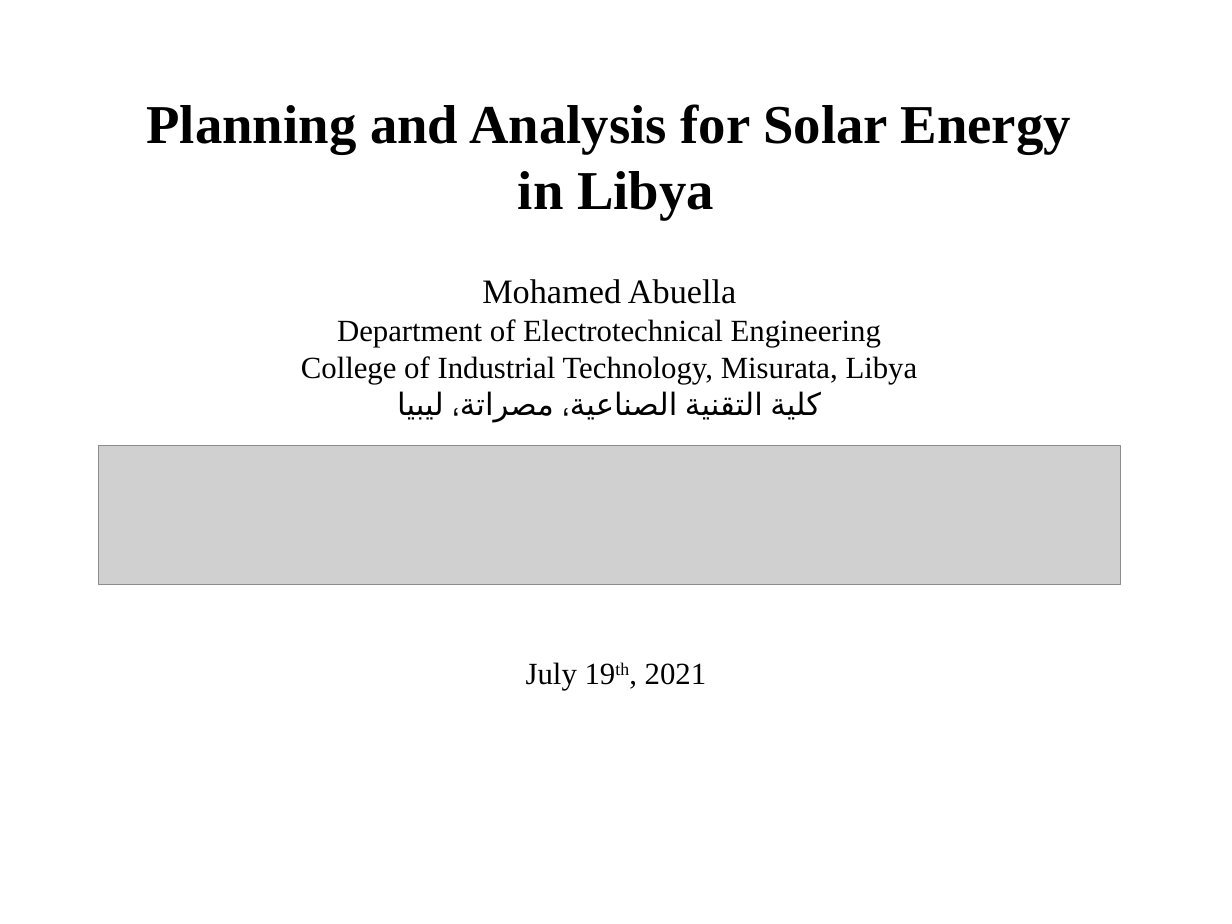
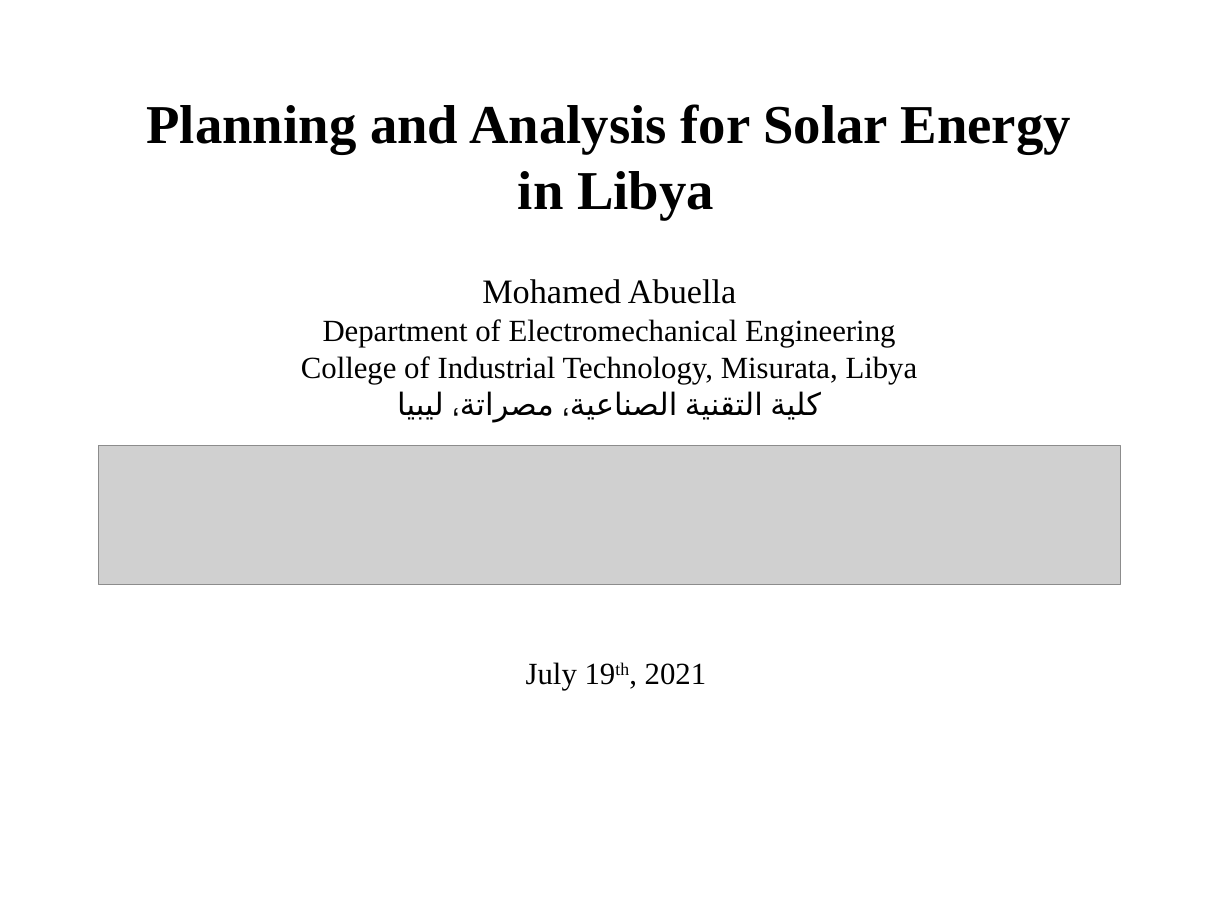
Before and after one commit to MohamedAbuella/Solar-Energy-Modeling-for-Some-Locations-in-Libya, a slide deck: slide 1 of Solar_Energy_Analysis_for Some Locations in Libya.pptx. Drawn at 1232x924 pixels with LibreOffice and Linux fonts; fonts in the diff are those of the drawing; grey boxes stand for pictures. Boxes give left, top, right and bottom in pixels: in the first picture for what was removed or moved away, otherwise in the second. Text is boxed around its words. In the diff, an @@ line names an element or a change of style, - is before the commit and + after.

```diff
--- a/Solar_Energy_Analysis_for Some Locations in Libya.pptx
+++ b/Solar_Energy_Analysis_for Some Locations in Libya.pptx
@@ text at (323, 319, 895, 347): text changed @@
-Department of Electrotechnical Engineering
+Department of Electromechanical Engineering
```
Also in this commit, not shown: 6 other slides changed, 1 other file.
